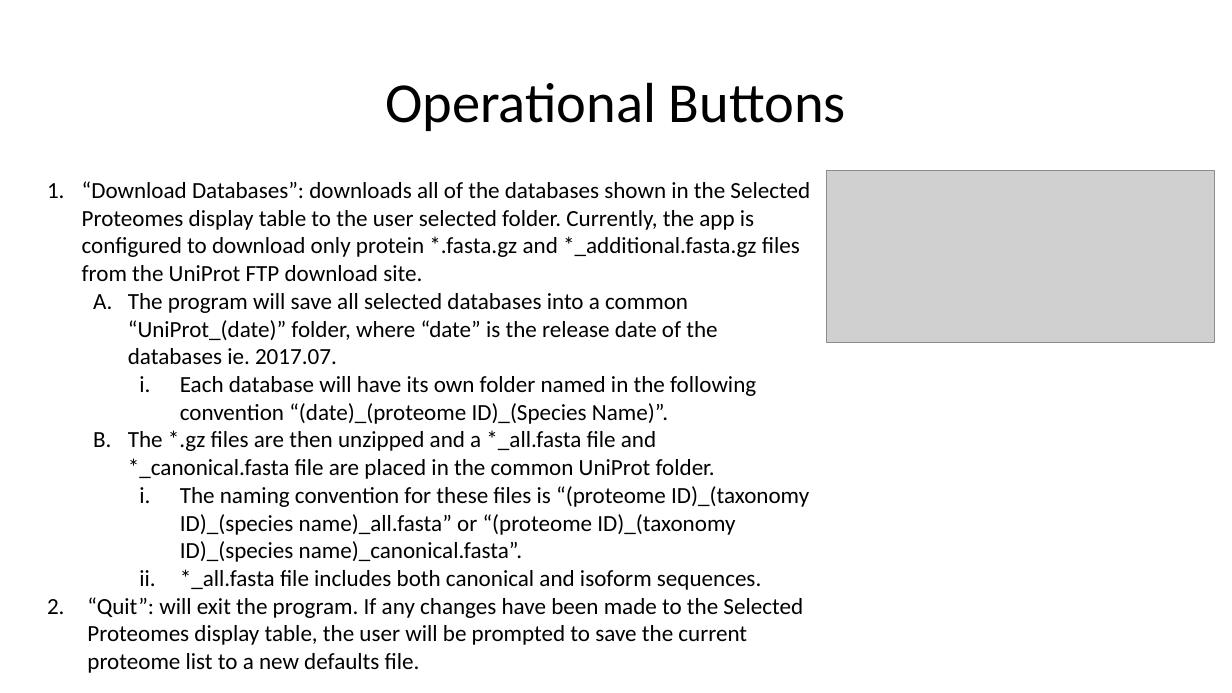
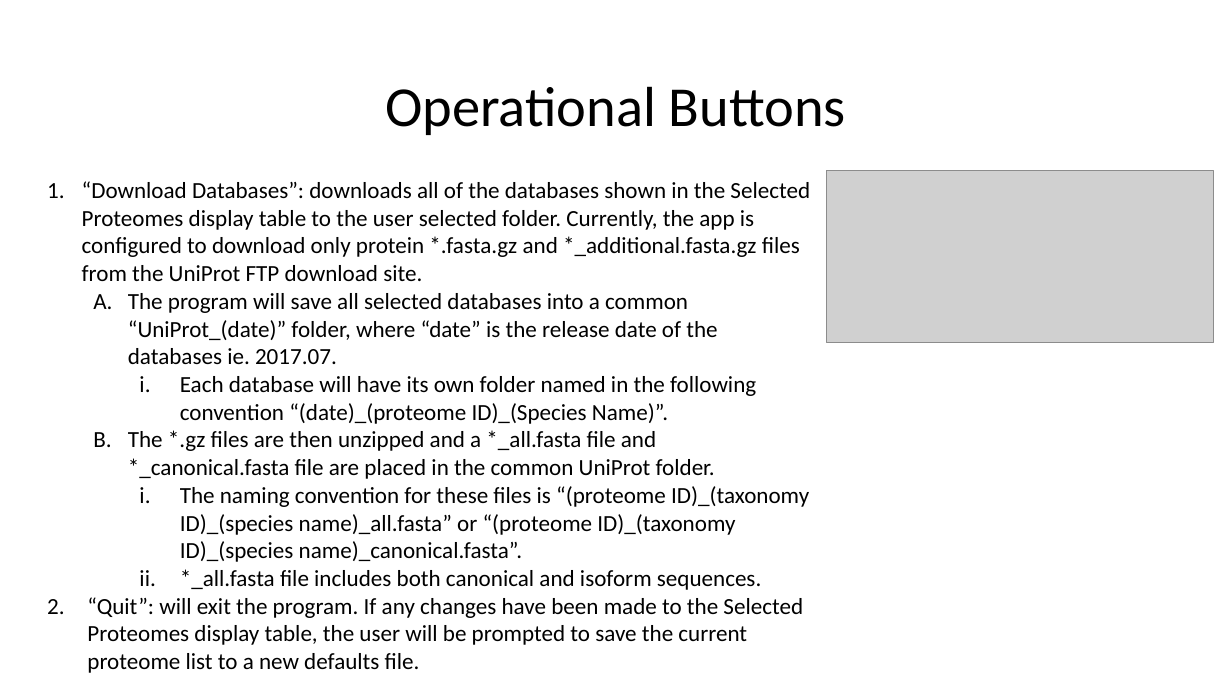
Before and after one commit to lily-liang12/Reference_Proteome_Manager, a slide deck: slide 12 of User Guide.pptx. Drawn at 1232x693 pixels with LibreOffice and Linux fonts; fonts in the diff are those of the drawing; grey boxes stand for pictures. Boxes give left, top, right and bottom in pixels: in the first picture for what was removed or moved away, otherwise in the second. Text is boxed around its words. In the diff, an @@ line names an element or a change of style, - is before the commit and + after.

```diff
--- a/User Guide.pptx
+++ b/User Guide.pptx
@@ text "Operational Buttons" at [385,86,846,135]: line spacing 0.9 to 1 @@
```
Also in this commit, not shown: 12 other slides changed, 2 other files.
